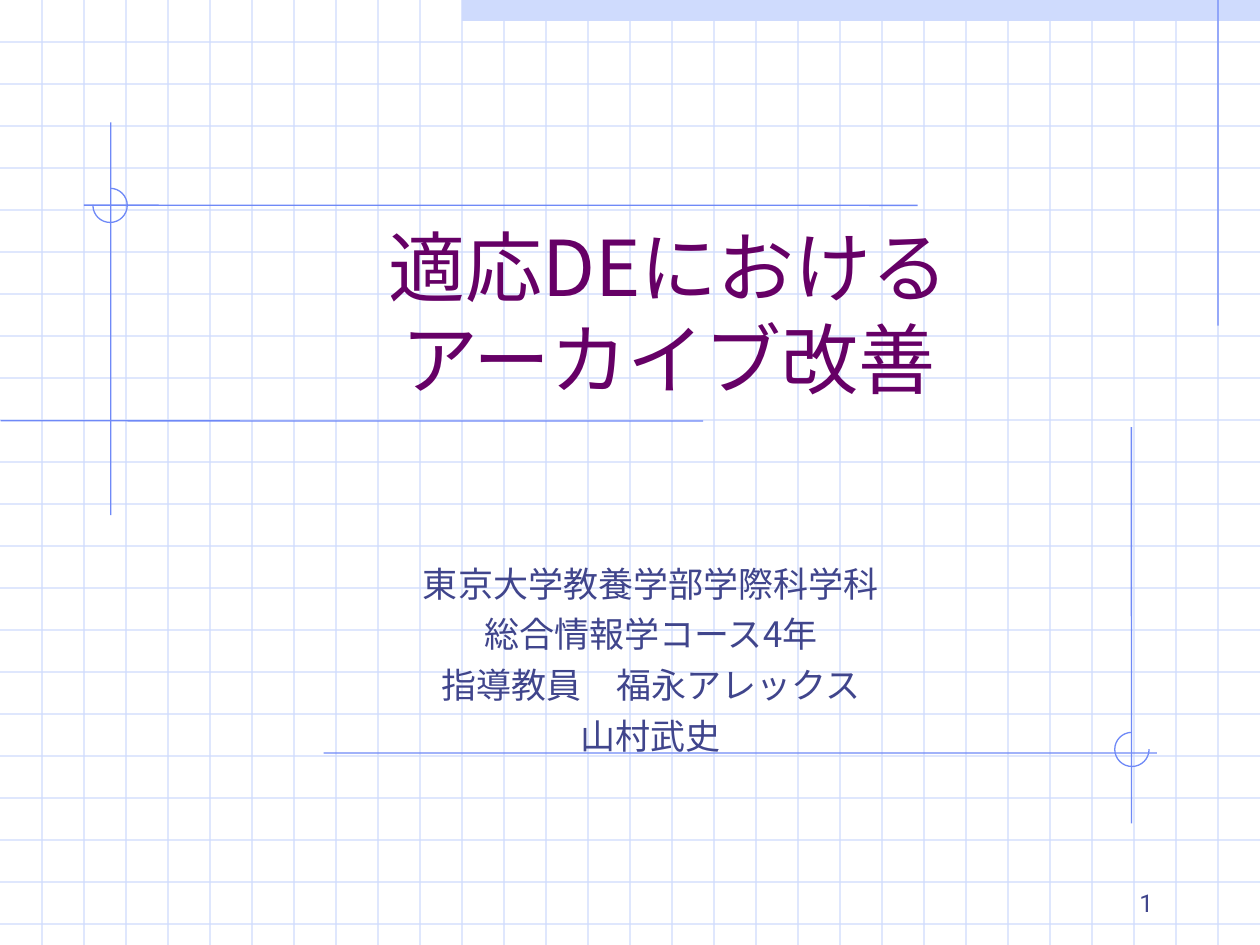
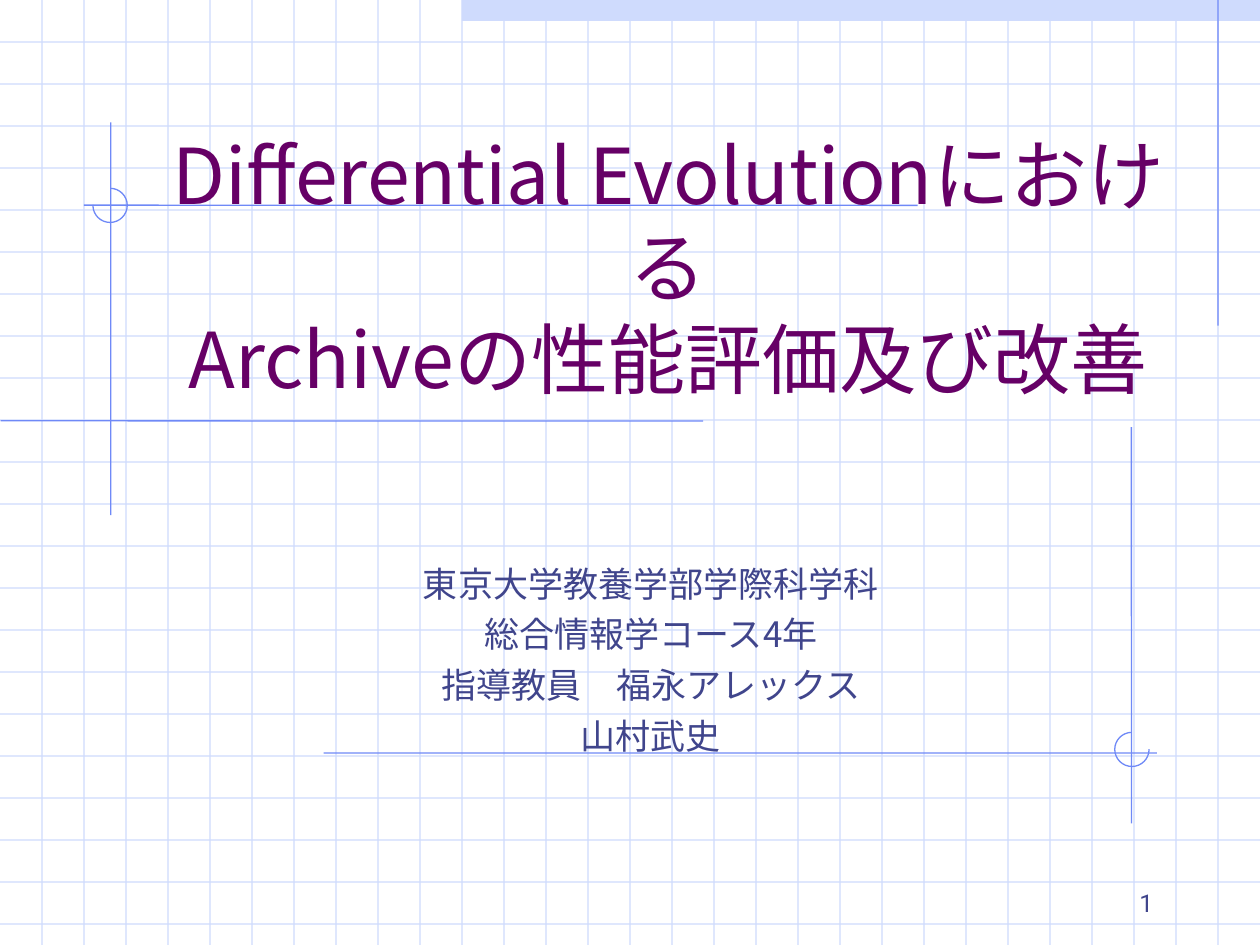
Before and after one commit to TakefumiYamamura/labolatry, a slide deck: slide 1 of 適応DE最終ゼミ発表.ppt. Drawn at 1260x945 pixels with LibreOffice and Linux fonts; fonts in the diff are those of the drawing. Boxes give left, top, right and bottom in pixels: in the first picture for what was removed or moved away, otherwise in the second. Text is boxed around its words. In the diff, an @@ line names an element or a change of style, - is before the commit and + after.

```diff
--- a/適応DE最終ゼミ発表.ppt
+++ b/適応DE最終ゼミ発表.ppt
@@ title at bbox=[172, 126, 1148, 395]: text changed @@
-適応DEにおける
-アーカイブ改善
+Differential Evolutionにおける
+Archiveの性能評価及び改善
```
Also in this commit, not shown: 2 other slides changed, 2 slides added, 1 other file.
